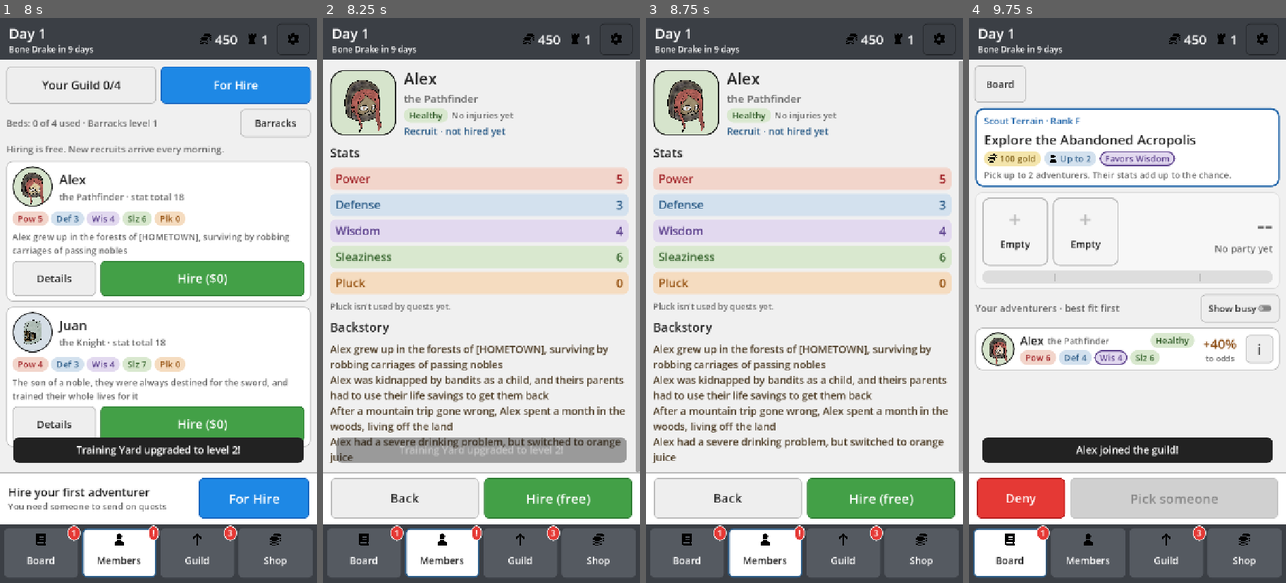
Above: before the commit, frames 1-4 (left to right).
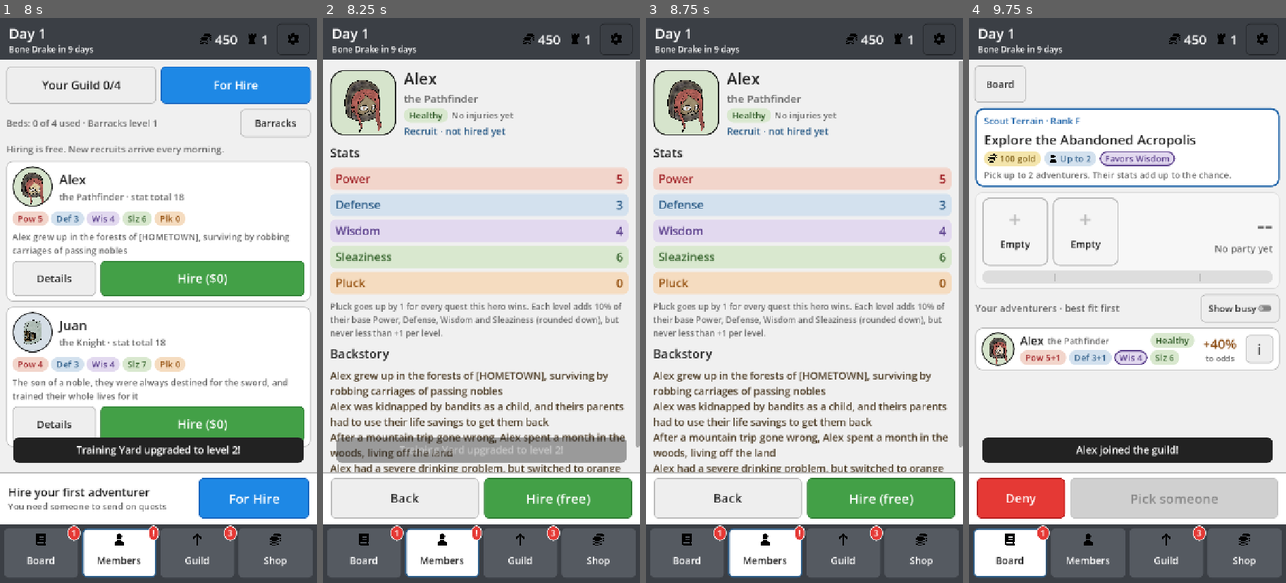
Above: after the commit, the same moments.

Repository: ActuallySanta/Fantasy-Guild-Manager
Game: Godot game, scene res://MobileHall/hall_main.tscn
The game is run twice, just before and just after one commit, with the same random seed, the same clock (stepped at 60 frames per second) and the same inputs.
Inputs:
- Up to frame 1 (8 s): click "Start" at 0.5 s; click "For Hire" at 1.25 s; click "Your Guild 0/4" at 2 s; click "For Hire" at 2.75 s; click "Barracks" at 3.5 s; click "Tonight" at 4.25 s; click "Build" at 5 s; click "150 gold" at 5.75 s; click "Board" at 6.5 s; click "Members" at 7.25 s
- Up to frame 2 (8.25 s): click "Details" at 8 s
- Up to frame 3 (8.75 s): no input
- Up to frame 4 (9.75 s): click "Hire (free)" at 8.75 s; click "Next Quest" at 9.5 s

Frame 1 is identical in both runs. In frame 2, 8.9% of the frame differs, in the area x 1-100%, y 50-81%; in frame 3, 9.1%; in frame 4, 0.8%.

Commit message:
Finish pluck: quest stat bonus and UI breakdown
- Pluck adds 10% of each base quest stat per level (rounded down), but
  never less than +1 per level; quests now use base + temp stats
- Gear bonuses live in temp_stats instead of base stats, so pluck
  doesn't scale off gear; temp stats are rebuilt on equip/unequip
- Stat chips show base and bonus apart ("Pow 5+3") and wrap when narrow
- Character screen shows the base stat with Armory, gear and Pluck as
  separate tags; stat values and the Pluck note wrap instead of overflowing

Co-Authored-By: Claude Opus 5.5 <noreply@anthropic.com>

Diff:
--- a/Globals/item_shop.gd
+++ b/Globals/item_shop.gd
@@ -4,11 +4,11 @@
 ##     (GameState.day_started). Bought items go to ItemContainer.owned_items.
 ##   - Buying pays from the GuildUpgrades wallet.
 ##   - Equipping is role-locked (item.role must match the hero's role) and
-##     capped by character.max_items. It goes through ItemContainer, then adds
-##     the item's stat to character.stats, the same way the Armory bonus is
-##     applied, because quests read character.stats (temp_stats aren't used by
-##     quests yet). What was added is stored on the item as metadata, so
-##     unequipping takes off exactly that amount.
+##     capped by character.max_items. It goes through ItemContainer, then the
+##     hero's temp_stats are rebuilt (character.reset_temp_stats(), which adds
+##     pluck and add_passive_item_stats()). Gear never touches character.stats,
+##     so pluck (10% of the base stats) doesn't stack on top of gear. What each
+##     item gives is stored on it as metadata for the UI (get_item_bonus).
 ## The MobileHall UI calls these through hall_main.gd (buy_item / equip_item /
 ## unequip_item), which shows the toasts.
 extends Node
@@ -128,10 +128,14 @@
 	if result != EquipResult.OK:
 		return result
 	# moving it off another hero takes their bonus away first
-	if item.curr_user != null:
-		_remove_bonus(item, item.curr_user)
+	var previous_user: GuildCharacter = item.curr_user
+	if previous_user != null:
+		_remove_bonus(item)
 	ItemContainer.give_item_to_character(item, character)
-	_apply_bonus(item, character)
+	_apply_bonus(item)
+	if previous_user != null:
+		previous_user.reset_temp_stats()
+	character.reset_temp_stats()
 	gear_changed.emit()
 	return result
 
@@ -140,12 +144,13 @@
 	var user: GuildCharacter = item.curr_user
 	if user == null:
 		return
-	_remove_bonus(item, user)
+	_remove_bonus(item)
 	ItemContainer.remove_item_from_character(item, user)
+	user.reset_temp_stats()
 	gear_changed.emit()
 
 
-## How much of a hero's stat comes from their gear.
+## How much of a hero's stat comes from their gear (it lives in temp_stats).
 func get_item_bonus(character: GuildCharacter, stat: int) -> int:
 	var total := 0
 	for item in character.equipped_items:
@@ -155,17 +160,15 @@
 	return total
 
 
-func _apply_bonus(item: StandardItem, character: GuildCharacter) -> void:
+## Records what the item gives so the UI can show it. The stat itself is added
+## by the wearer's reset_temp_stats() -> add_passive_item_stats().
+func _apply_bonus(item: StandardItem) -> void:
 	if not (item is PassiveItem):
 		return
 	var passive := item as PassiveItem
-	character.stats[passive.affected_stat] += passive.stat_amount
 	item.set_meta(APPLIED_META, Vector2i(passive.affected_stat, passive.stat_amount))
 
 
-func _remove_bonus(item: StandardItem, character: GuildCharacter) -> void:
-	if not item.has_meta(APPLIED_META):
-		return
-	var applied: Vector2i = item.get_meta(APPLIED_META)
-	character.stats[applied.x as GuildCharacter.StatType] -= applied.y
-	item.remove_meta(APPLIED_META)
+func _remove_bonus(item: StandardItem) -> void:
+	if item.has_meta(APPLIED_META):
+		item.remove_meta(APPLIED_META)
--- a/MobileHall/Scenes/Components/stat_strip.tscn
+++ b/MobileHall/Scenes/Components/stat_strip.tscn
@@ -5,9 +5,10 @@
 [ext_resource type="StyleBox" path="res://MobileHall/Styles/chip.tres" id="3_i0o57"]
 [ext_resource type="Script" path="res://MobileHall/Scripts/chip.gd" id="4_fcy4g"]
 
-[node name="StatStrip" type="HBoxContainer" unique_id=33119571]
+[node name="StatStrip" type="HFlowContainer" unique_id=33119571]
 mouse_filter = 2
-theme_override_constants/separation = 6
+theme_override_constants/h_separation = 6
+theme_override_constants/v_separation = 6
 script = ExtResource("1_mh62l")
 
 [node name="Stat0" type="PanelContainer" parent="." unique_id=545259554 instance=ExtResource("2_d5pfk")]
--- a/MobileHall/Scenes/Rows/hire_card.tscn
+++ b/MobileHall/Scenes/Rows/hire_card.tscn
@@ -62,11 +62,12 @@
 theme_override_colors/font_color = Color(0.4, 0.4, 0.4, 1)
 text = "the Knight · stat total 18"
 
-[node name="Stats" type="HBoxContainer" parent="Col" unique_id=33119571 instance=ExtResource("5_bdyi8")]
+[node name="Stats" type="HFlowContainer" parent="Col" unique_id=33119571 instance=ExtResource("5_bdyi8")]
 unique_name_in_owner = true
 layout_mode = 2
 mouse_filter = 2
-theme_override_constants/separation = 6
+theme_override_constants/h_separation = 6
+theme_override_constants/v_separation = 6
 script = ExtResource("6_na6no")
 
 [node name="Blurb" type="Label" parent="Col" unique_id=506012477]
--- a/MobileHall/Scenes/Rows/pick_row.tscn
+++ b/MobileHall/Scenes/Rows/pick_row.tscn
@@ -75,11 +75,12 @@
 theme_override_styles/panel = ExtResource("6_rfumr")
 script = ExtResource("7_8ji1b")
 
-[node name="Stats" type="HBoxContainer" parent="Row/Info" unique_id=33119571 instance=ExtResource("8_e6c2h")]
+[node name="Stats" type="HFlowContainer" parent="Row/Info" unique_id=33119571 instance=ExtResource("8_e6c2h")]
 unique_name_in_owner = true
 layout_mode = 2
 mouse_filter = 2
-theme_override_constants/separation = 6
+theme_override_constants/h_separation = 6
+theme_override_constants/v_separation = 6
 script = ExtResource("9_j63h7")
 
 [node name="Where" type="Label" parent="Row/Info" unique_id=1482574073]
--- a/MobileHall/Scenes/Screens/screen_character.tscn
+++ b/MobileHall/Scenes/Screens/screen_character.tscn
@@ -188,14 +188,17 @@
 
 [node name="Name" type="Label" parent="Scroll/Margin/Col/StatLines/Stat0/Row" unique_id=1995052286]
 layout_mode = 2
-size_flags_horizontal = 3
 theme_override_font_sizes/font_size = 26
 text = "Power"
 
 [node name="Value" type="Label" parent="Scroll/Margin/Col/StatLines/Stat0/Row" unique_id=706212762]
-layout_mode = 2
-theme_override_font_sizes/font_size = 28
-text = "5"
+custom_minimum_size = Vector2(40, 0)
+layout_mode = 2
+size_flags_horizontal = 3
+theme_override_font_sizes/font_size = 28
+text = "5"
+horizontal_alignment = 2
+autowrap_mode = 3
 
 [node name="Stat1" type="PanelContainer" parent="Scroll/Margin/Col/StatLines" unique_id=604317056]
 layout_mode = 2
@@ -207,14 +210,17 @@
 
 [node name="Name" type="Label" parent="Scroll/Margin/Col/StatLines/Stat1/Row" unique_id=433555156]
 layout_mode = 2
-size_flags_horizontal = 3
 theme_override_font_sizes/font_size = 26
 text = "Power"
 
 [node name="Value" type="Label" parent="Scroll/Margin/Col/StatLines/Stat1/Row" unique_id=950791820]
-layout_mode = 2
-theme_override_font_sizes/font_size = 28
-text = "5"
+custom_minimum_size = Vector2(40, 0)
+layout_mode = 2
+size_flags_horizontal = 3
+theme_override_font_sizes/font_size = 28
+text = "5"
+horizontal_alignment = 2
+autowrap_mode = 3
 
 [node name="Stat2" type="PanelContainer" parent="Scroll/Margin/Col/StatLines" unique_id=1148367978]
 layout_mode = 2
@@ -226,14 +232,17 @@
 
 [node name="Name" type="Label" parent="Scroll/Margin/Col/StatLines/Stat2/Row" unique_id=347272420]
 layout_mode = 2
-size_flags_horizontal = 3
 theme_override_font_sizes/font_size = 26
 text = "Power"
 
 [node name="Value" type="Label" parent="Scroll/Margin/Col/StatLines/Stat2/Row" unique_id=855251439]
-layout_mode = 2
-theme_override_font_sizes/font_size = 28
-text = "5"
+custom_minimum_size = Vector2(40, 0)
+layout_mode = 2
+size_flags_horizontal = 3
+theme_override_font_sizes/font_size = 28
+text = "5"
+horizontal_alignment = 2
+autowrap_mode = 3
 
 [node name="Stat3" type="PanelContainer" parent="Scroll/Margin/Col/StatLines" unique_id=1638554971]
 layout_mode = 2
@@ -245,14 +254,17 @@
 
 [node name="Name" type="Label" parent="Scroll/Margin/Col/StatLines/Stat3/Row" unique_id=376778961]
 layout_mode = 2
-size_flags_horizontal = 3
 theme_override_font_sizes/font_size = 26
 text = "Power"
 
 [node name="Value" type="Label" parent="Scroll/Margin/Col/StatLines/Stat3/Row" unique_id=100645640]
-layout_mode = 2
-theme_override_font_sizes/font_size = 28
-text = "5"
+custom_minimum_size = Vector2(40, 0)
+layout_mode = 2
+size_flags_horizontal = 3
+theme_override_font_sizes/font_size = 28
+text = "5"
+horizontal_alignment = 2
+autowrap_mode = 3
 
 [node name="Stat4" type="PanelContainer" parent="Scroll/Margin/Col/StatLines" unique_id=1502248126]
 layout_mode = 2
@@ -264,21 +276,26 @@
 
 [node name="Name" type="Label" parent="Scroll/Margin/Col/StatLines/Stat4/Row" unique_id=1522613967]
 layout_mode = 2
-size_flags_horizontal = 3
 theme_override_font_sizes/font_size = 26
 text = "Power"
 
 [node name="Value" type="Label" parent="Scroll/Margin/Col/StatLines/Stat4/Row" unique_id=1680068538]
-layout_mode = 2
-theme_override_font_sizes/font_size = 28
-text = "5"
+custom_minimum_size = Vector2(40, 0)
+layout_mode = 2
+size_flags_horizontal = 3
+theme_override_font_sizes/font_size = 28
+text = "5"
+horizontal_alignment = 2
+autowrap_mode = 3
 
 [node name="PluckNote" type="Label" parent="Scroll/Margin/Col" unique_id=2111063860]
 unique_name_in_owner = true
+custom_minimum_size = Vector2(40, 0)
 layout_mode = 2
 theme_override_font_sizes/font_size = 19
 theme_override_colors/font_color = Color(0.4, 0.4, 0.4, 1)
 text = "Pluck isn't used by quests yet."
+autowrap_mode = 3
 
 [node name="GearHeading" type="Label" parent="Scroll/Margin/Col"]
 unique_name_in_owner = true
--- a/MobileHall/Scripts/chip.gd
+++ b/MobileHall/Scripts/chip.gd
@@ -37,8 +37,12 @@
 	set_chip(look.label, look.bg, look.text, icon_name)
 
 
-## One stat as "Pow 6" in that stat's colours.
+## One stat as "Pow 6" in that stat's colours, or "Pow 5+3" when Armory, gear
+## or Pluck add to it (quests use the sum).
 func set_stat(character: GuildCharacter, stat_index: int, is_favored: bool = false) -> void:
 	var stat: Dictionary = Style.STATS[stat_index]
-	var text := "%s %d" % [stat.short, Style.stat_value(character, stat_index)]
+	var bonus := Style.stat_bonus(character, stat_index)
+	var text := "%s %d" % [stat.short, Style.quest_stat_value(character, stat_index) - bonus]
+	if bonus > 0:
+		text += "+%d" % bonus
 	set_chip(text, stat.bg, stat.color, "", is_favored)
--- a/MobileHall/Scripts/hall_style.gd
+++ b/MobileHall/Scripts/hall_style.gd
@@ -221,9 +221,27 @@
 	return str(GuildCharacter.CharacterRole.find_key(character.role)).capitalize()
 
 
-## A character's value for STATS[stat_index] (Pluck is stored separately).
+## A character's base value for STATS[stat_index] (Pluck is stored separately).
+## Doesn't include temp stats (gear, pluck bonus); see quest_stat_value.
 static func stat_value(character: GuildCharacter, stat_index: int) -> int:
 	return character.pluck if stat_index == PLUCK_INDEX else int(character.stats[stat_index])
+
+
+## The value quests use: base stat + temp stats (gear and pluck bonus).
+static func quest_stat_value(character: GuildCharacter, stat_index: int) -> int:
+	if stat_index == PLUCK_INDEX:
+		return character.pluck
+	character.reset_temp_stats()
+	return character.get_quest_stat(stat_index)
+
+
+## Everything added on top of a character's own stat: Armory + gear + Pluck bonus.
+## quest_stat_value - stat_bonus is the stat before any bonus.
+static func stat_bonus(character: GuildCharacter, stat_index: int) -> int:
+	if stat_index == PLUCK_INDEX:
+		return 0
+	var armory_bonus := GuildUpgrades.get_stat_bonus(character, stat_index)
+	return armory_bonus + quest_stat_value(character, stat_index) - stat_value(character, stat_index)
 
 
 ## {label, bg, text} for a character's current injury level.
--- a/MobileHall/Scripts/screen_character.gd
+++ b/MobileHall/Scripts/screen_character.gd
@@ -1,5 +1,5 @@
 ## Character details: portrait, health, today's task, all five stats with the
-## Armory and gear bonuses shown, gear slots, and the full backstory.
+## Armory, gear and Pluck bonuses shown, gear slots, and the full backstory.
 ## Recruits get a Hire button.
 ## Gear: one row per equipped item (Take off) and per empty slot (Equip). Equip
 ## opens a pick list of owned items this hero's role can use; items worn by
@@ -17,6 +17,7 @@
 const TEXT_NO_INJURIES := "No injuries yet"
 const TEXT_ARMORY_BONUS := " (+%d Armory)"
 const TEXT_GEAR_BONUS := " (+%d gear)"
+const TEXT_PLUCK_BONUS := " (+%d Pluck)"
 const TEXT_EMPTY_SLOT := "Empty slot"
 const TEXT_EMPTY_HINT := "%s gear only"
 const TEXT_GEAR_NOTE := "Holds %s. Buy gear in the Shop."
@@ -28,7 +29,7 @@
 const BUTTON_TAKE := "Take"
 const BUTTON_TAKE_OFF := "Take off"
 const BUTTON_CANCEL := "Cancel"
-const TEXT_PLUCK_NOTE := "Pluck isn't used by quests yet."
+const TEXT_PLUCK_NOTE := "Pluck goes up by 1 for every quest this hero wins. Each level adds 10% of their base Power, Defense, Wisdom and Sleaziness (rounded down), but never less than +1 per level."
 const TEXT_RECRUIT := "Recruit · not hired yet"
 const TEXT_FREE := "Free today"
 const TEXT_ON_QUEST := "#%d %s (%s)"
@@ -129,7 +130,8 @@
 	_task.text = TEXT_ON_QUEST % [quest_index + 1, entry.quest.questTitle, party_state]
 
 
-## One line per stat: name and value (+ Armory bonus), in that stat's colours.
+## One line per stat: name and base value, then the Armory, gear and Pluck bonuses
+## as separate tags ("5 (+1 Armory) (+2 gear)"), in that stat's colours.
 ## The StatLines node has one authored line per stat, each with Row/Name and Row/Value.
 func _show_stats(character: GuildCharacter) -> void:
 	for stat_index in Style.STAT_COUNT:
@@ -147,12 +149,20 @@
 		if stat_index < Style.QUEST_STAT_COUNT:
 			gear_bonus = ItemShop.get_item_bonus(character, stat_index)
 
+		# Pluck raises the quest stats (not itself); the amount comes from the character
+		var pluck_bonus := 0
+		if stat_index < Style.QUEST_STAT_COUNT:
+			pluck_bonus = character.get_pluck_stat_bonus(stat_index)
+
+		# the number is the stat before any bonus, like the stat chips; quests use the sum
 		name_label.text = stat.name
-		value_label.text = str(Style.stat_value(character, stat_index))
+		value_label.text = str(Style.quest_stat_value(character, stat_index) - Style.stat_bonus(character, stat_index))
 		if armory_bonus > 0:
 			value_label.text += TEXT_ARMORY_BONUS % armory_bonus
 		if gear_bonus > 0:
 			value_label.text += TEXT_GEAR_BONUS % gear_bonus
+		if pluck_bonus > 0:
+			value_label.text += TEXT_PLUCK_BONUS % pluck_bonus
 		Style.set_font_color(name_label, stat.color)
 		Style.set_font_color(value_label, stat.color)
 		line.add_theme_stylebox_override("panel", Style.flat_box(stat.bg, 12))
--- a/MobileHall/Scripts/stat_strip.gd
+++ b/MobileHall/Scripts/stat_strip.gd
@@ -1,14 +1,15 @@
-## A row of stat chips ("Pow 6", "Def 4", ...). The quest's favored stat gets a
-## heavy outline so you can see who fits without reading numbers.
+## A row of stat chips ("Pow 6", "Def 4+2", ...) that wraps when it runs out of
+## room. The quest's favored stat gets a heavy outline so you can see who fits
+## without reading numbers.
 ## Scene: MobileHall/Scenes/Components/stat_strip.tscn
 ## (The scene has one chip child per stat, in hall_style STATS order.)
-extends HBoxContainer
+extends HFlowContainer
 
 const Style := preload("res://MobileHall/Scripts/hall_style.gd")
 
 
 ## favored_stat_index = index into hall_style STATS (-1 = none).
-## Pluck isn't used by quests yet, so it's only shown when `include_pluck` is on.
+## Pluck isn't rolled against directly (it boosts the other stats), so it's only shown when `include_pluck` is on.
 func show_stats(character: GuildCharacter, favored_stat_index: int = -1, include_pluck: bool = true) -> void:
 	for stat_index in Style.STAT_COUNT:
 		var stat_chip := get_child(stat_index)
--- a/Scripts/Character Generator/character_resource.gd
+++ b/Scripts/Character Generator/character_resource.gd
@@ -185,8 +185,15 @@
 	for entry in temp_stats:
 		temp_stats[entry] = 0
 
-		##Since pluck is always applied, reapply it
-		add_pluck_temp_stats()
+	##Since pluck and equipped gear are always applied, reapply them.
+	##Pluck is worked out from the base stats only, so it doesn't stack on gear
+	add_pluck_temp_stats()
+	add_passive_item_stats()
+
+
+##The stat value quests use: the base stat plus any temp stats (pluck, etc.)
+func get_quest_stat(_stat: StatType) -> int:
+	return stats[_stat] + temp_stats[_stat]
 
 
 ##Add all the stats from the equipped item slots
@@ -200,9 +207,14 @@
 ##Give a 10% increase in every stat for each level in pluck
 func add_pluck_temp_stats():
 	for stat in stats.keys():
-		var stat_increase = (1 + (pluck / 10)) * stats[stat]
-		increase_temp_stat(stat, stat_increase)
-	pass
+		increase_temp_stat(stat, get_pluck_stat_bonus(stat))
+	pass
+
+
+##How much a stat is raised by pluck: 10% of the base stat per level, rounded down,
+##but always at least +1 per level so low stats still get something
+func get_pluck_stat_bonus(_stat: StatType) -> int:
+	return maxi(pluck, int(stats[_stat] * pluck / 10.0))
 
 
 ##Attempt to add an item in, returns true if the item was added, false if it wasn't able to
--- a/Scripts/Quest Creator/quest_resource.gd
+++ b/Scripts/Quest Creator/quest_resource.gd
@@ -95,17 +95,21 @@
 	var statTotal = 0.0
 
 	for adventurer in _questingAdventurers:
-		statTotal += adventurer.stats[0] + adventurer.stats[1] + adventurer.stats[2] + adventurer.stats[3]
+		# Rebuild the temp stats first so the pluck bonus matches the current
+		# pluck level and base stats (both change after quests, training, gear...)
+		adventurer.reset_temp_stats()
+
+		statTotal += adventurer.get_quest_stat(0) + adventurer.get_quest_stat(1) + adventurer.get_quest_stat(2) + adventurer.get_quest_stat(3)
 		match favStat:
 			0:
-				statTotal += adventurer.stats[0]
+				statTotal += adventurer.get_quest_stat(0)
 				#regioncheck
 			1:
-				statTotal += adventurer.stats[1]
+				statTotal += adventurer.get_quest_stat(1)
 			2:
-				statTotal += adventurer.stats[2]
+				statTotal += adventurer.get_quest_stat(2)
 			3:
-				statTotal += adventurer.stats[3]
+				statTotal += adventurer.get_quest_stat(3)
 
 	return (snapped((statTotal / statHitNum), 0.01) * 100)
 
